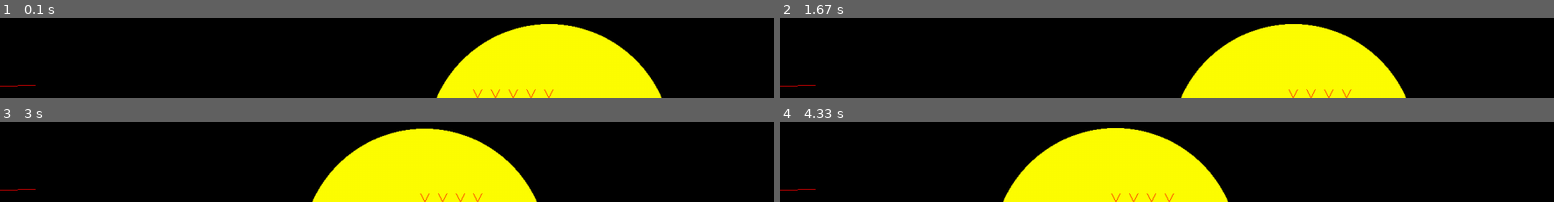
Above: before the commit, frames 1-4 (two rows, left to right).
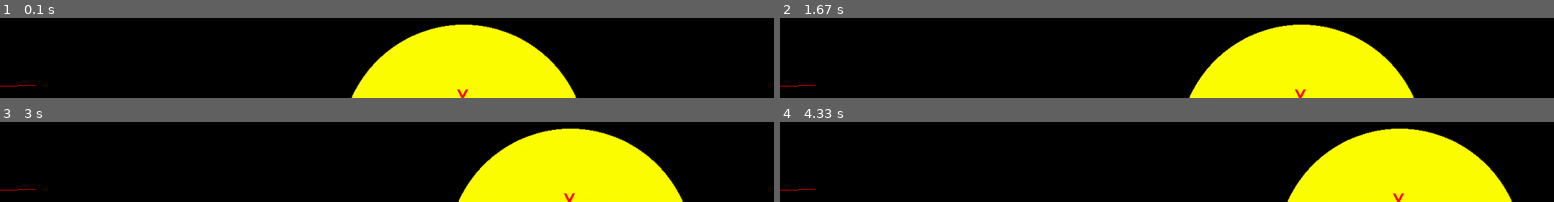
Above: after the commit, the same moments.

Repository: Archanciel/Learning_Pygame
Game: pygame game, started from bouncing_ball_imperfect_collide/bouncing_physics.py
Two runs of this game, one before a commit and one after it. Both use one fixed random seed, a clock stepped at 60 frames per second and the inputs below.
Inputs:
- Up to frame 1 (0.1 s): no input
- Up to frame 2 (1.67 s): no input
- Up to frame 3 (3 s): no input
- Up to frame 4 (4.33 s): no input

The runs differ from the first frame. In frame 1, 20% of the frame differs, in the area x 45-86%, y 7-100%; in frame 2, 2.5%; in frame 3, 31%; in frame 4, 39%, in the area x 28-95%, y 7-100%.

Commit message:
fixed small angle problem. Applies to previous commit of ball:no_sprite_explore

Diff:
--- a/bouncing_ball_imperfect_collide/bouncing_physics.py
+++ b/bouncing_ball_imperfect_collide/bouncing_physics.py
@@ -74,7 +74,7 @@
 							radius=200,
 							startX=550,
 							startY=600,
-							speed=29, # 29 = minimum speed for angle 1 degree
+							speed=1,
 							angle=1)
 			else:
 				ball = Ball(screen=self.screen,
--- a/bouncing_ball_imperfect_collide/settings.py
+++ b/bouncing_ball_imperfect_collide/settings.py
@@ -5,7 +5,7 @@
 TABLET_HEIGHT = 0
 PC_WIDTH = 800
 PC_HEIGHT = 800
-FPS = 100
+FPS = 200
 
 # define colors
 WHITE = (255, 255, 255)
